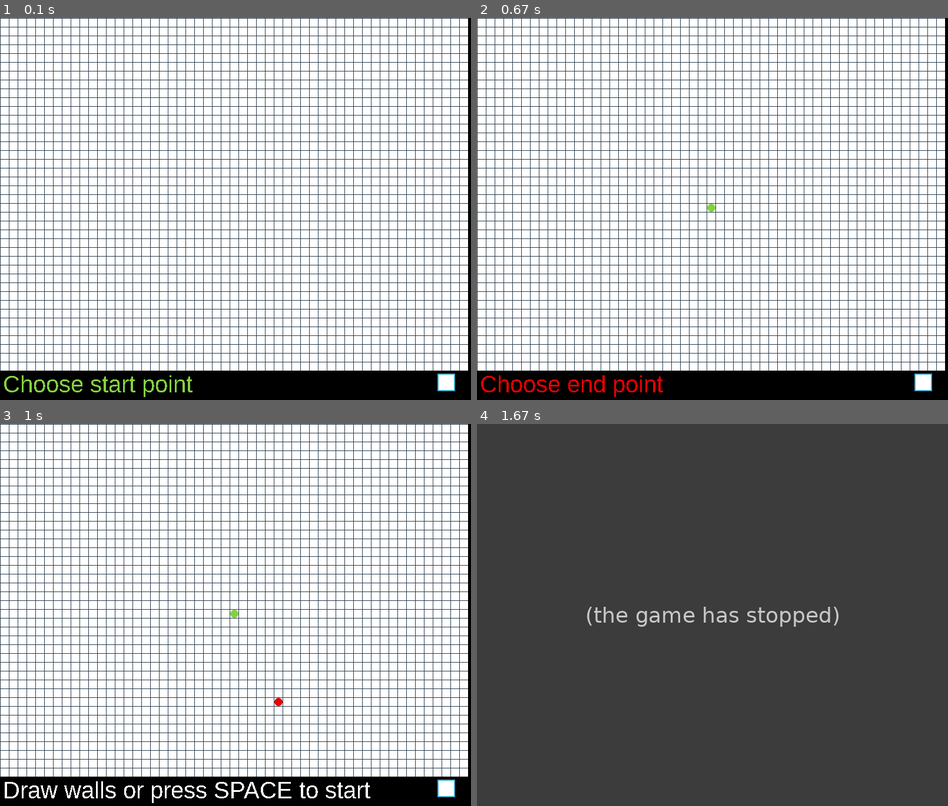
Above: before the commit, frames 1-4 (two rows, left to right).
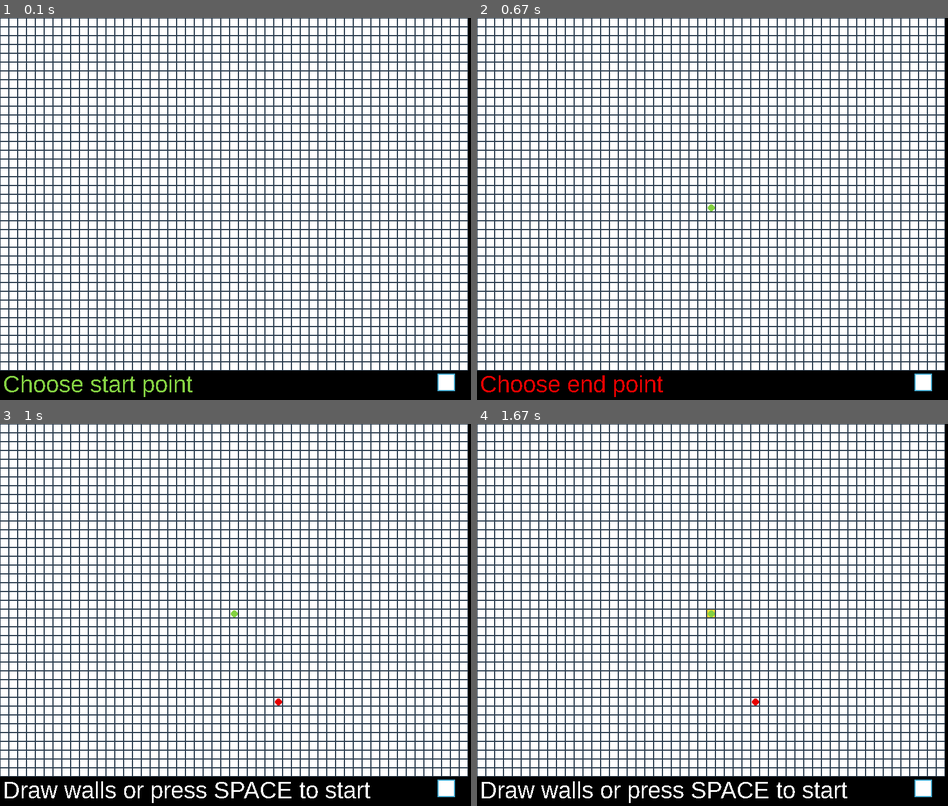
Above: after the commit, the same moments.

Repository: MrJoeKr/Pathfinding-Visualizer-Python
Game: pygame game, started from run.pyw
The game is run twice, just before and just after one commit, with the same random seed, the same clock (stepped at 60 frames per second) and the same inputs.
Inputs (mouse positions are in pixels of both pictures, inside the frame that each line leads up to):
- Up to frame 1 (0.1 s): no input
- Up to frame 2 (0.67 s): click (712, 209) at 0.38 s
- Up to frame 3 (1 s): click (282, 699) at 0.72 s
- Up to frame 4 (1.67 s): tap Space at 1 s

The runs differ from the first frame. In frame 1, 11% of the frame differs, in the area x 0-100%, y 0-93%; in frame 2, 11%; in frame 3, 11%; in frame 4, 77%, in the area x 0-100%, y 0-100%.
Error before the commit: AttributeError: 'Node' object has no attribute 'draw_pop_up_animation' (node_board_object.py...; the game stopped at 1 s (later frames are placeholders)

Commit message:
Add pop-up animation method

Diff:
--- a/node_object.py
+++ b/node_object.py
@@ -1,3 +1,4 @@
+import time
 import pygame
 from config_constants import NODE_SIZE, NODE_BORDER_COLOR, NODE_COLOR, FOREGROUND_PADDING, WALL_COLOR
 
@@ -14,18 +15,20 @@
         self.display = display
 
         self.parent = parent
+        # x and y are positions in the maze
         self.position = position
-        self.x = self.position[0]
-        self.y = self.position[1]
+        self.x, self.y = self.position
 
         self.width = NODE_SIZE
         self.color = NODE_COLOR
         self.border_color = NODE_BORDER_COLOR
 
-        # Position for displaying node
+        # Position for displaying node in window
         self.draw_position = \
             (position[0] * self.width,
              position[1] * self.width)
+
+        self.draw_x, self.draw_y = self.draw_position
 
         # For A* algorithm
         # f = g + h
@@ -61,8 +64,33 @@
             pygame.Rect(
                 x + FOREGROUND_PADDING,
                 y + FOREGROUND_PADDING,
-                self.width - FOREGROUND_PADDING,
-                self.width - FOREGROUND_PADDING))
+                self.width - FOREGROUND_PADDING * 2,
+                self.width - FOREGROUND_PADDING * 2))
+
+    def draw_pop_up_animation(self, color: Color) -> None:
+
+        start_node_size = 0.1
+        pop_up_speed = 0.01
+
+        center = \
+            (self.draw_x + self.width / 2 + FOREGROUND_PADDING,
+            self.draw_y + self.width / 2 + FOREGROUND_PADDING)
+
+        update_rect = pygame.Rect(self.draw_x, self.draw_y, self.width, self.width)
+        size = start_node_size
+
+        while size < self.width / 2 - FOREGROUND_PADDING:
+
+            pygame.draw.circle(
+                self.display,
+                color,
+                center,
+                size
+            )
+
+            size += pop_up_speed
+            pygame.display.update([update_rect])
+
 
     def set_color(self, color: Color) -> None:
         self.color = color
@@ -81,7 +109,7 @@
             self.display,
             color,
             center,
-            self.width / 2,
+            self.width / 2 - FOREGROUND_PADDING,
         )
 
     def set_wall(self) -> None:
